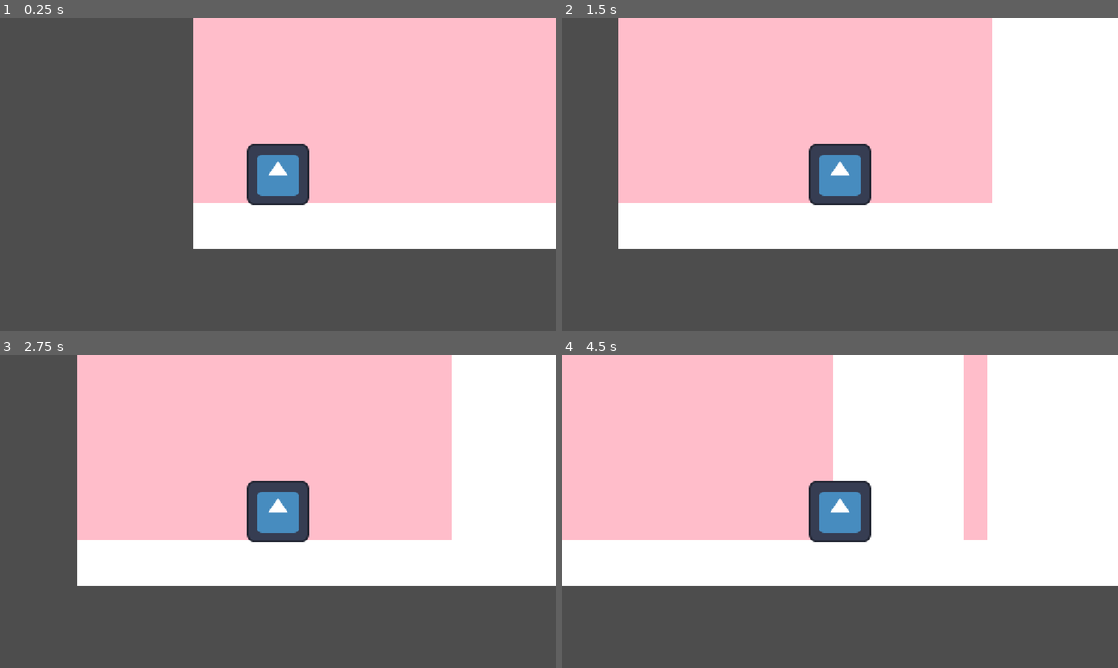
Above: before the commit, frames 1-4 (two rows, left to right).
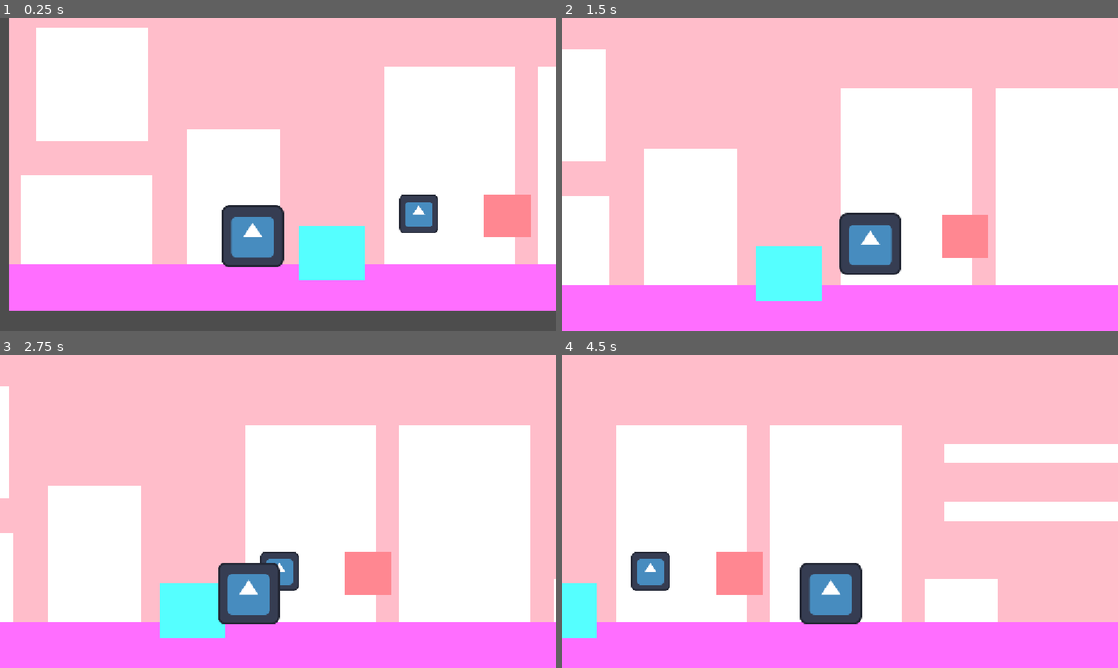
Above: after the commit, the same moments.

Repository: YueqingC/MyCandiesAreGone
Game: Godot game, scene res://Scenes/StorageRoom.tscn
Same seed, same stepped clock (60 frames per second), same inputs: the game is played once before the commit and once after it. The engine's default icon, where the game draws it, is replaced by a stand-in: a white triangle on a blue panel in a dark square.
Inputs:
- Up to frame 1 (0.25 s): no input
- Up to frame 2 (1.5 s): tap Enter (ui_accept) at 0.5, 0.77 s; hold Right (ui_right) from 0.53 s (still down); tap E (interact, bound only after the commit) at 0.6, 1.35 s
- Up to frame 3 (2.75 s): tap Enter (ui_accept) at 1.52 s; release Right (ui_right) at 2.03 s; hold Left (ui_left) from 2.03 s (still down); tap E (interact, bound only after the commit) at 2.1 s
- Up to frame 4 (4.5 s): release Left (ui_left) at 2.78 s; hold Right (ui_right) 2.78-4.28 s; tap E (interact, bound only after the commit) at 2.85, 3.6, 4.35 s; tap Enter (ui_accept) at 3.02, 3.77 s; hold Left (ui_left) from 4.28 s (still down)

The runs differ from the first frame. In frame 1, 66% of the frame differs, in the area x 1-100%, y 0-94%; in frame 2, 57%; in frame 3, 62%; in frame 4, 70%, in the area x 0-100%, y 0-100%.
Error after the commit: Invalid access to property or key 'global_position' on a base object of type 'null instance'. (res://character/player.gd:36)

Commit message:
111

Diff:
--- /dev/null
+++ b/Scenes/StartScreen.tscn
@@ -0,0 +1,43 @@
+[gd_scene format=3 uid="uid://bvs4q6uucvebo"]
+
+[ext_resource type="Script" uid="uid://d4ki74t3c00e0" path="res://Scenes/start_screen.gd" id="1_ko4ly"]
+
+[sub_resource type="Gradient" id="Gradient_0on6r"]
+
+[sub_resource type="GradientTexture1D" id="GradientTexture1D_tq0bp"]
+gradient = SubResource("Gradient_0on6r")
+
+[sub_resource type="PlaceholderTexture2D" id="PlaceholderTexture2D_tq0bp"]
+
+[node name="StartScreen" type="Control" unique_id=1784964361]
+layout_mode = 3
+anchors_preset = 15
+anchor_right = 1.0
+anchor_bottom = 1.0
+grow_horizontal = 2
+grow_vertical = 2
+script = ExtResource("1_ko4ly")
+
+[node name="TextureRect" type="TextureRect" parent="." unique_id=1768733481]
+layout_mode = 0
+offset_right = 1152.0
+offset_bottom = 648.0
+texture = SubResource("GradientTexture1D_tq0bp")
+
+[node name="Button2" type="Button" parent="." unique_id=1022405579]
+layout_mode = 0
+offset_left = 711.0
+offset_top = 453.0
+offset_right = 1115.0
+offset_bottom = 625.0
+text = "Quit"
+icon = SubResource("PlaceholderTexture2D_tq0bp")
+
+[node name="Button" type="Button" parent="." unique_id=1760294924]
+layout_mode = 0
+offset_left = 711.0
+offset_top = 249.0
+offset_right = 1115.0
+offset_bottom = 421.0
+text = "Start"
+icon = SubResource("PlaceholderTexture2D_tq0bp")
--- a/Scenes/StorageRoom.tscn
+++ b/Scenes/StorageRoom.tscn
@@ -1,5 +1,6 @@
 [gd_scene format=3 uid="uid://dqnfc4t7dg5bg"]
 
+[ext_resource type="Texture2D" uid="uid://bd8e5wee8p87x" path="res://icon.svg" id="1_drf7g"]
 [ext_resource type="PackedScene" uid="uid://dbuv8br12d7te" path="res://character/Player.tscn" id="1_p852c"]
 
 [sub_resource type="RectangleShape2D" id="RectangleShape2D_tq0bp"]
@@ -12,36 +13,124 @@
 offset_bottom = 648.0
 color = Color(1, 0.7411765, 0.7921569, 1)
 
-[node name="Node2D" type="Node2D" parent="." unique_id=579516447]
+[node name="Shelf_Door_Window" type="Node2D" parent="." unique_id=579516447]
 
-[node name="ColorRect2" type="ColorRect" parent="Node2D" unique_id=1812984462]
+[node name="ColorRect2" type="ColorRect" parent="Shelf_Door_Window" unique_id=1812984462]
 offset_left = 1096.0
 offset_top = 144.0
 offset_right = 1368.0
 offset_bottom = 552.0
 
-[node name="ColorRect" type="ColorRect" parent="Node2D" unique_id=267471337]
+[node name="ColorRect" type="ColorRect" parent="Shelf_Door_Window" unique_id=267471337]
 offset_left = 776.0
 offset_top = 144.0
 offset_right = 1048.0
 offset_bottom = 552.0
 
-[node name="StaticBody2D" type="StaticBody2D" parent="." unique_id=391518173]
+[node name="ColorRect" type="ColorRect" parent="Shelf_Door_Window/ColorRect" unique_id=1603087335]
+layout_mode = 0
+offset_left = -752.0
+offset_top = 224.0
+offset_right = -480.0
+offset_bottom = 408.0
 
-[node name="ColorRect" type="ColorRect" parent="StaticBody2D" unique_id=128710256]
+[node name="ColorRect" type="ColorRect" parent="Shelf_Door_Window/ColorRect/ColorRect" unique_id=1630326823]
+layout_mode = 0
+offset_left = -752.0
+offset_top = 224.0
+offset_right = -480.0
+offset_bottom = 408.0
+
+[node name="ColorRect3" type="ColorRect" parent="Shelf_Door_Window" unique_id=444741260]
+offset_left = 368.0
+offset_top = 272.0
+offset_right = 560.0
+offset_bottom = 552.0
+
+[node name="ColorRect4" type="ColorRect" parent="Shelf_Door_Window" unique_id=1218544215]
+offset_left = 56.0
+offset_top = 64.0
+offset_right = 288.0
+offset_bottom = 296.0
+
+[node name="ColorRect5" type="ColorRect" parent="Shelf_Door_Window" unique_id=907170539]
+offset_left = 1416.0
+offset_top = 464.0
+offset_right = 1568.0
+offset_bottom = 552.0
+
+[node name="ColorRect6" type="ColorRect" parent="Shelf_Door_Window" unique_id=789400754]
+offset_left = 1456.0
+offset_top = 184.0
+offset_right = 1832.0
+offset_bottom = 224.0
+
+[node name="ColorRect7" type="ColorRect" parent="Shelf_Door_Window" unique_id=1919507962]
+offset_left = 1456.0
+offset_top = 304.0
+offset_right = 1832.0
+offset_bottom = 344.0
+
+[node name="ColorRect7" type="ColorRect" parent="Shelf_Door_Window/ColorRect7" unique_id=869723391]
+layout_mode = 0
+offset_left = 408.0
+offset_top = -120.0
+offset_right = 682.8415
+offset_bottom = -80.0
+rotation = 1.5707964
+
+[node name="ColorRect7" type="ColorRect" parent="Shelf_Door_Window/ColorRect7/ColorRect7" unique_id=682389376]
+layout_mode = 0
+offset_left = 272.0
+offset_top = -120.0
+offset_right = 398.30515
+offset_bottom = -80.0
+rotation = 1.5707964
+
+[node name="Floor" type="StaticBody2D" parent="." unique_id=391518173]
+
+[node name="ColorRect" type="ColorRect" parent="Floor" unique_id=128710256]
 offset_top = 552.0
 offset_right = 2320.0
 offset_bottom = 648.0
+color = Color(1, 0.43137255, 1, 1)
 
-[node name="CollisionShape2D" type="CollisionShape2D" parent="StaticBody2D" unique_id=1408192822]
+[node name="CollisionShape2D" type="CollisionShape2D" parent="Floor" unique_id=1408192822]
 position = Vector2(1153.5, 600.5)
 shape = SubResource("RectangleShape2D_tq0bp")
 
-[node name="Node2D2" type="Node2D" parent="." unique_id=358770358]
+[node name="boxes" type="Node2D" parent="." unique_id=762352950]
 
-[node name="Sprite2D" type="Node2D" parent="Node2D2" unique_id=605979797]
+[node name="ColorRect" type="ColorRect" parent="boxes" unique_id=132290925]
+offset_left = 600.0
+offset_top = 472.0
+offset_right = 736.0
+offset_bottom = 585.0
+color = Color(0.33333334, 1, 1, 1)
+
+[node name="Items" type="Node2D" parent="." unique_id=358770358]
+
+[node name="Sprite2D" type="Node2D" parent="Items" unique_id=605979797]
+
+[node name="ColorRect2" type="ColorRect" parent="Items" unique_id=1586508173]
+offset_left = 984.0
+offset_top = 408.0
+offset_right = 1080.0
+offset_bottom = 496.0
+color = Color(1, 0.5294118, 0.5686275, 1)
+
+[node name="pumpkin" type="Sprite2D" parent="Items" unique_id=1477894307]
+position = Vector2(848, 447.99997)
+scale = Vector2(0.625, 0.625)
+texture = ExtResource("1_drf7g")
 
 [node name="Node2D3" type="Node2D" parent="." unique_id=1713521670]
 
 [node name="Player" parent="." unique_id=1071158097 instance=ExtResource("1_p852c")]
-position = Vector2(176, 480)
+position = Vector2(504, 480)
+
+[node name="pumpkin_spot" type="Marker2D" parent="." unique_id=462807544]
+position = Vector2(848, 456)
+
+[node name="Marker2D" type="Marker2D" parent="." unique_id=997025093]
+position = Vector2(0, 648)
--- /dev/null
+++ b/Scenes/start_screen.gd
@@ -0,0 +1,11 @@
+extends Control
+
+
+# Called when the node enters the scene tree for the first time.
+func _ready() -> void:
+	pass # Replace with function body.
+
+
+# Called every frame. 'delta' is the elapsed time since the previous frame.
+func _process(delta: float) -> void:
+	pass
--- a/character/Player.tscn
+++ b/character/Player.tscn
@@ -18,3 +18,7 @@
 shape = SubResource("CapsuleShape2D_tq0bp")
 
 [node name="Camera2D" type="Camera2D" parent="." unique_id=1617328009]
+limit_left = 0
+limit_bottom = 648
+limit_smoothed = true
+position_smoothing_enabled = true
--- a/character/player.gd
+++ b/character/player.gd
@@ -1,8 +1,14 @@
 extends CharacterBody2D
 
 
-const SPEED = 300.0
-const JUMP_VELOCITY = -400.0
+const SPEED = 350.0
+const JUMP_VELOCITY = -500.0
+const interaction = 24
+
+@onready var pumpkin = $"Items/pumpkin"
+@onready var pumpkin_spot = $"pumpkin_spot"
+
+var holding = false
 
 
 func _physics_process(delta: float) -> void:
@@ -23,3 +29,9 @@
 		velocity.x = move_toward(velocity.x, 0, SPEED)
 
 	move_and_slide()
+
+func _process(_delta):
+	if Input.is_action_just_pressed("interact"):
+		if not holding:
+			if (global_position.distance_to(pumpkin.global_position) <= interaction):
+				pumpkin.global_position = pumpkin_spot.global_position
--- a/project.godot
+++ b/project.godot
@@ -20,6 +20,14 @@
 window/stretch/mode="canvas_items"
 window/stretch/aspect="expand"
 
+[input]
+
+interact={
+"deadzone": 0.2,
+"events": [Object(InputEventKey,"resource_local_to_scene":false,"resource_name":"","device":-1,"window_id":0,"alt_pressed":false,"shift_pressed":false,"ctrl_pressed":false,"meta_pressed":false,"pressed":false,"keycode":0,"physical_keycode":69,"key_label":0,"unicode":101,"location":0,"echo":false,"script":null)
+]
+}
+
 [physics]
 
 3d/physics_engine="Jolt Physics"
Not shown, added: Scenes/start_screen.gd.uid
